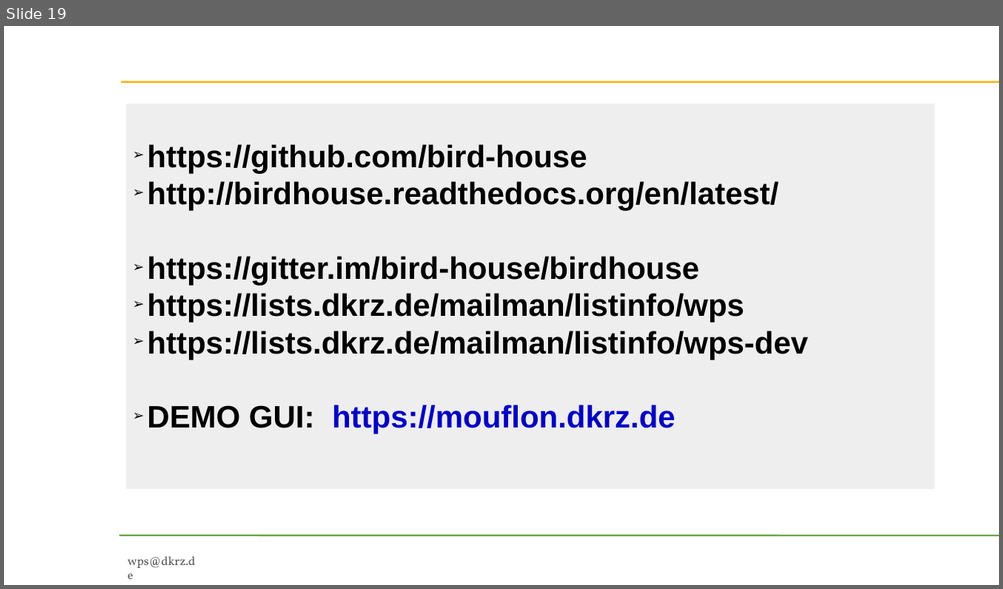
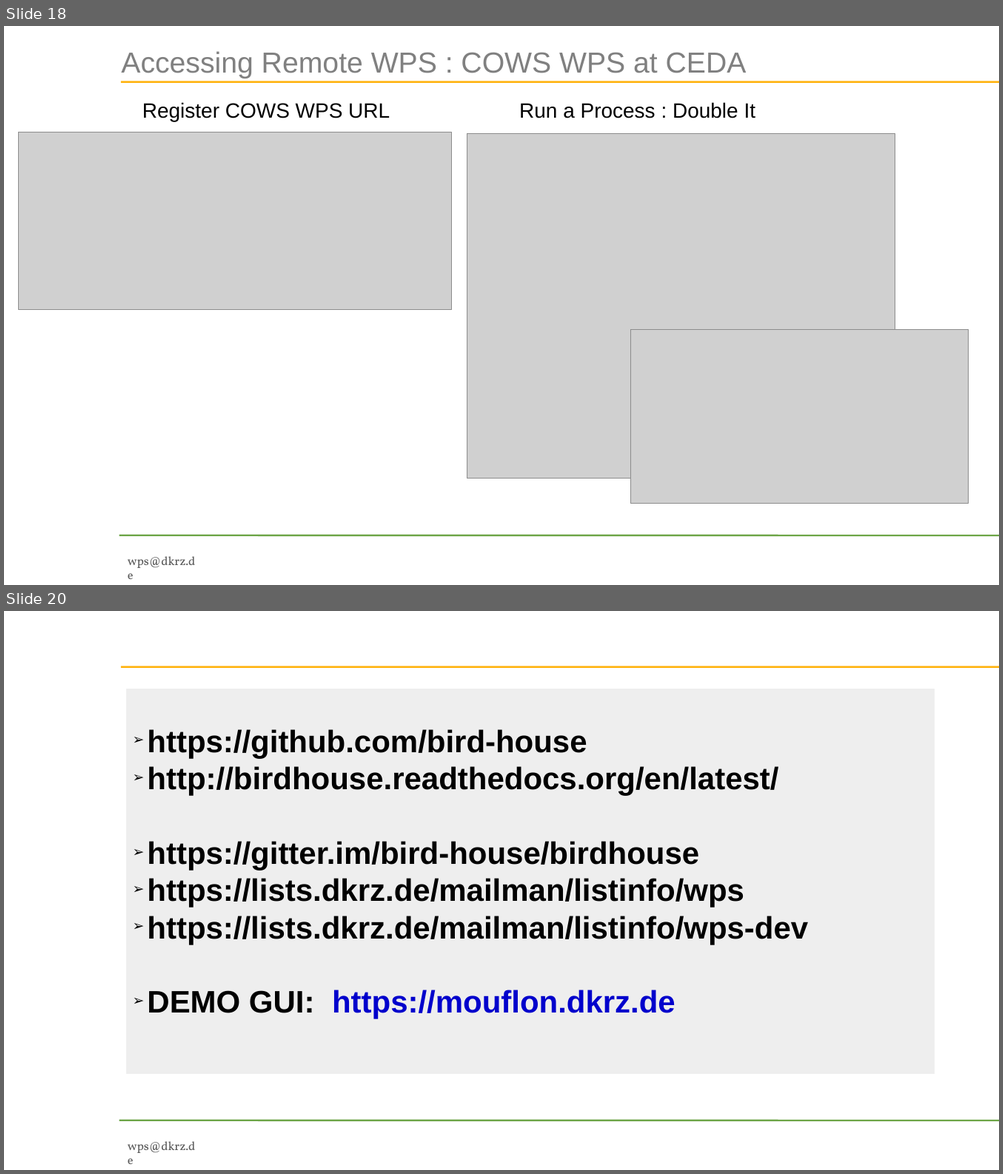
Before and after one commit to bird-house/birdhouse-docs, a slide deck: slides/birdhouse-esgf-f2f-2016/birdhouse-esgf-f2f-2016.odp. Shown one above the other, each under a label of ours: slide 19 before the commit, slides 18 and 20 after it; the slides between them are not shown. The pictures are 1003x589 and 1003x1174 pixels, drawn with LibreOffice and Linux fonts; fonts in the diff are those of the drawing; grey boxes stand for pictures; background and template pictures are left out. Boxes give left, top, right and bottom in pixels: in the first picture for what was removed or moved away, otherwise in the second. Text is boxed around its words. In the diff, an @@ line names an element or a change of style, - is before the commit and + after.

Commit message:
cows slide added and updated logos

```diff
--- a/slides/birdhouse-esgf-f2f-2016/birdhouse-esgf-f2f-2016.odp
+++ b/slides/birdhouse-esgf-f2f-2016/birdhouse-esgf-f2f-2016.odp
@@ slide 18 added at (4, 26, 999, 585), background #FFFFFF; not listed: 3 template elements that a slide beside it also shows @@
@@ title added at (121, 51, 746, 79), 33.6 pt, text #808080 @@
+Accessing Remote WPS : COWS WPS at CEDA
@@ text added at (142, 102, 390, 121), 24 pt, text #000000 @@
+Register COWS WPS URL
@@ text added at (519, 102, 756, 118), 24 pt, text #000000 @@
+Run a Process : Double It
@@ picture added at (19, 132, 452, 309) @@
@@ picture added at (466, 133, 895, 478) @@
@@ picture added at (631, 329, 968, 503) @@
@@ what was slide 19 is now slide 20 @@
```
Also in this commit, not shown: 2 slides changed, 1 other slide added, 1 slide removed, 1 other file.
